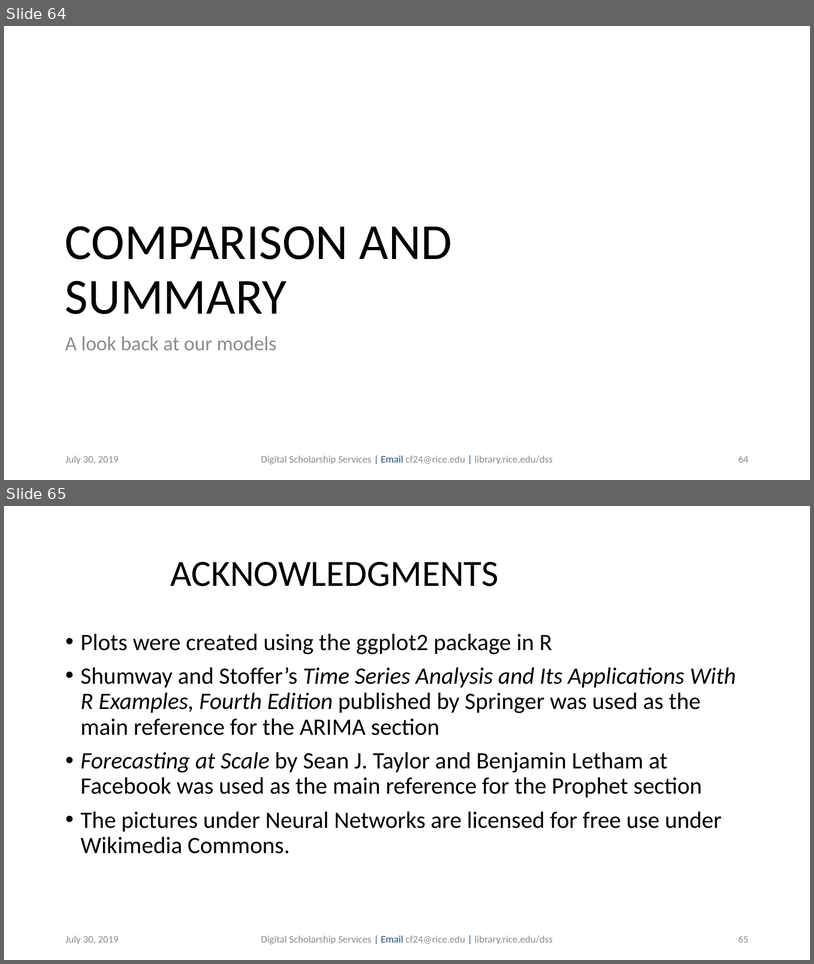
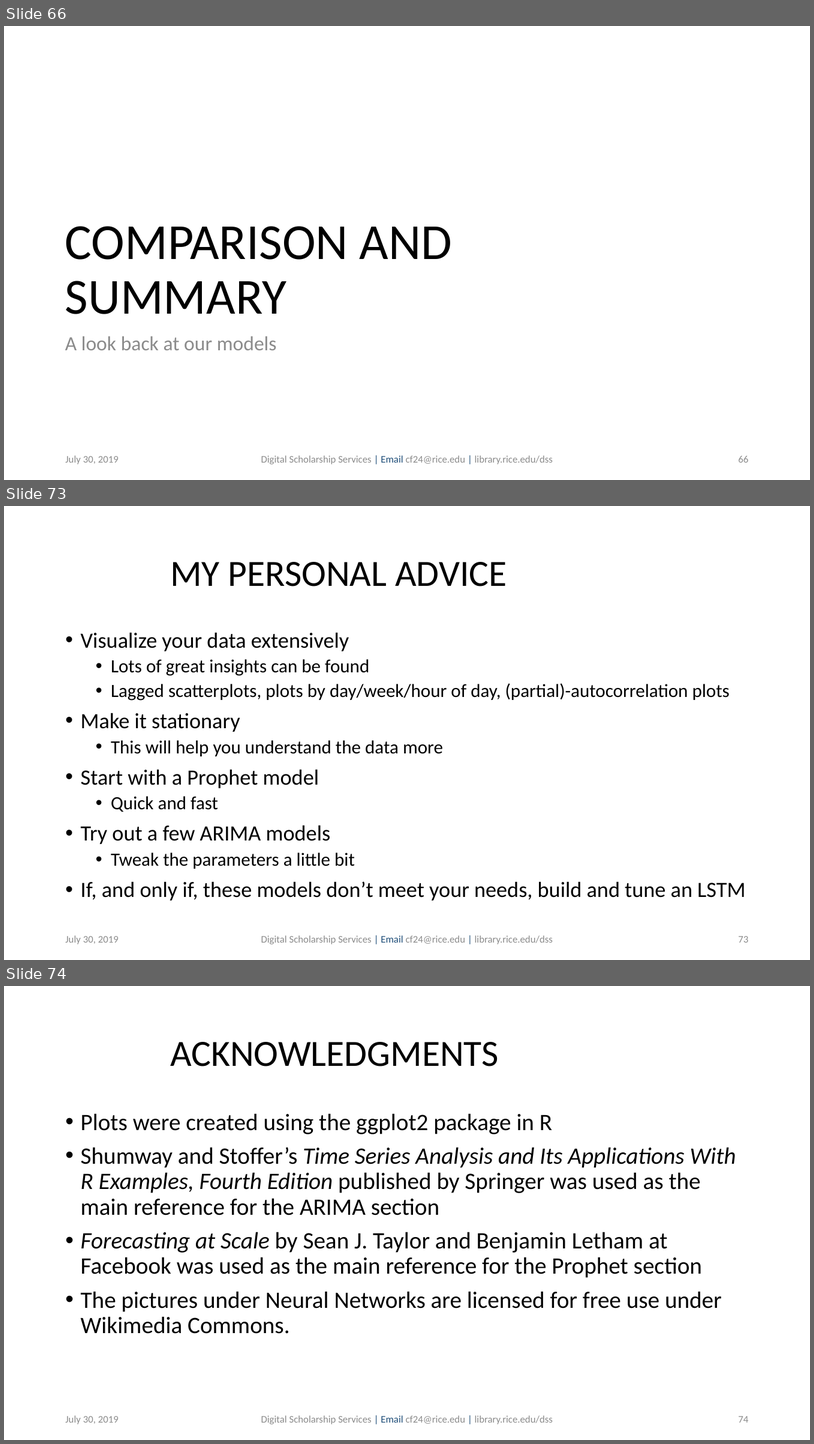
Before and after one commit to bakitybacon/rice-data-and-donuts, a slide deck: tsa/Introduction to Time Series Analysis.pptx. Shown one above the other, each under a label of ours: slides 64 and 65 before the commit, slides 66, 73 and 74 after it; the slides between them are not shown. The pictures are 814x964 and 814x1444 pixels, drawn with LibreOffice and Linux fonts; fonts in the diff are those of the drawing; background and template pictures are left out. Boxes give left, top, right and bottom in pixels: in the first picture for what was removed or moved away, otherwise in the second. Text is boxed around its words. In the diff, an @@ line names an element or a change of style, - is before the commit and + after.

Commit message:
model comparisons and stuff

```diff
--- a/tsa/Introduction to Time Series Analysis.pptx
+++ b/tsa/Introduction to Time Series Analysis.pptx
@@ slide 73 added at (x1=4, y1=506, x2=810, y2=960), background #FFFFFF @@
@@ title added at (x1=170, y1=562, x2=507, y2=586), 44 pt, text #000000 @@
+MY PERSONAL ADVICE
@@ text added at (x1=81, y1=632, x2=746, y2=900), 22.2 pt, text #000000 @@
+• Visualize your data extensively
+  • Lots of great insights can be found
+  • Lagged scatterplots, plots by day/week/hour of day, (partial)-autocorrelation plots
+• Make it stationary
+  • This will help you understand the data more
+• Start with a Prophet model
+  • Quick and fast
+• Try out a few ARIMA models
+  • Tweak the parameters a little bit
+• If, and only if, these models don’t meet your needs, build and tune an LSTM
@@ text added at (x1=65, y1=935, x2=119, y2=944), 12 pt, text #8C8C8C @@
+July 30, 2019
@@ text added at (x1=261, y1=935, x2=553, y2=944), 12 pt, text #8C8C8C @@
+Digital Scholarship Services | Email cf24@rice.edu | library.rice.edu/dss
@@ page number added at (x1=738, y1=936, x2=749, y2=942), 12 pt, text #8C8C8C @@
+73
@@ what was slide 64 is now slide 66 @@
@@ page number at (x1=738, y1=456, x2=749, y2=462): text changed @@
-64
+66
@@ what was slide 65 is now slide 74 @@
@@ page number at (x1=738, y1=1416, x2=749, y2=1422): text changed @@
-65
+74
```
Also in this commit, not shown: 8 slides changed, 8 other slides added.
